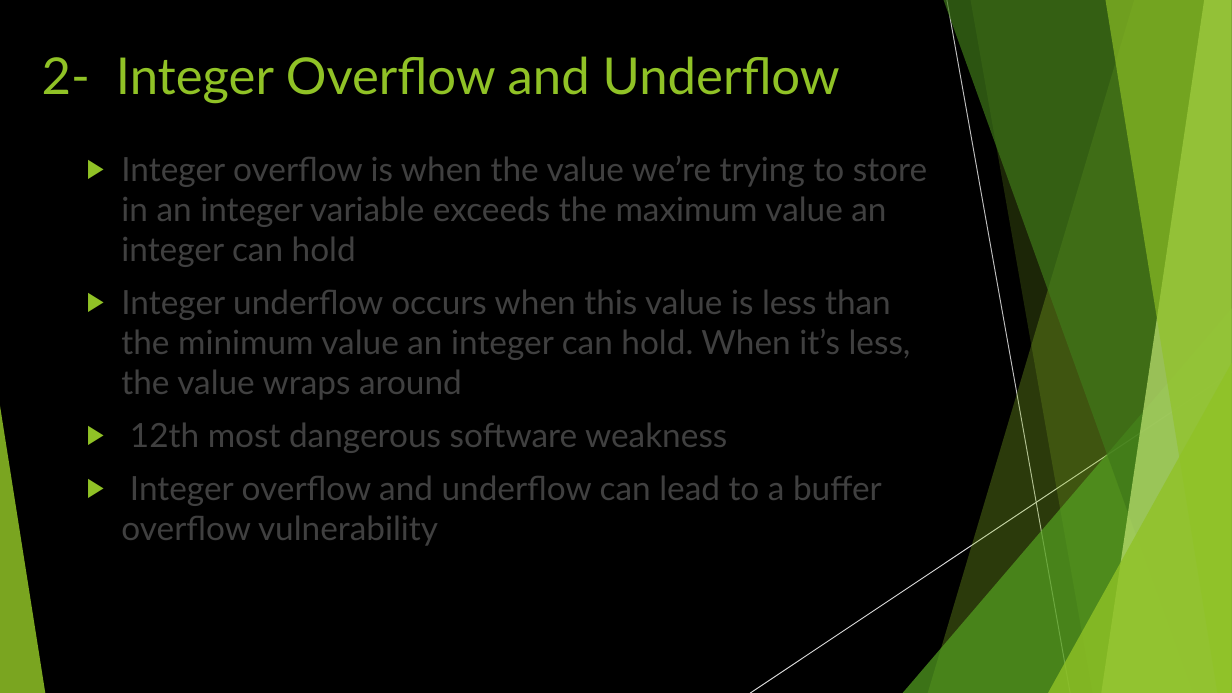
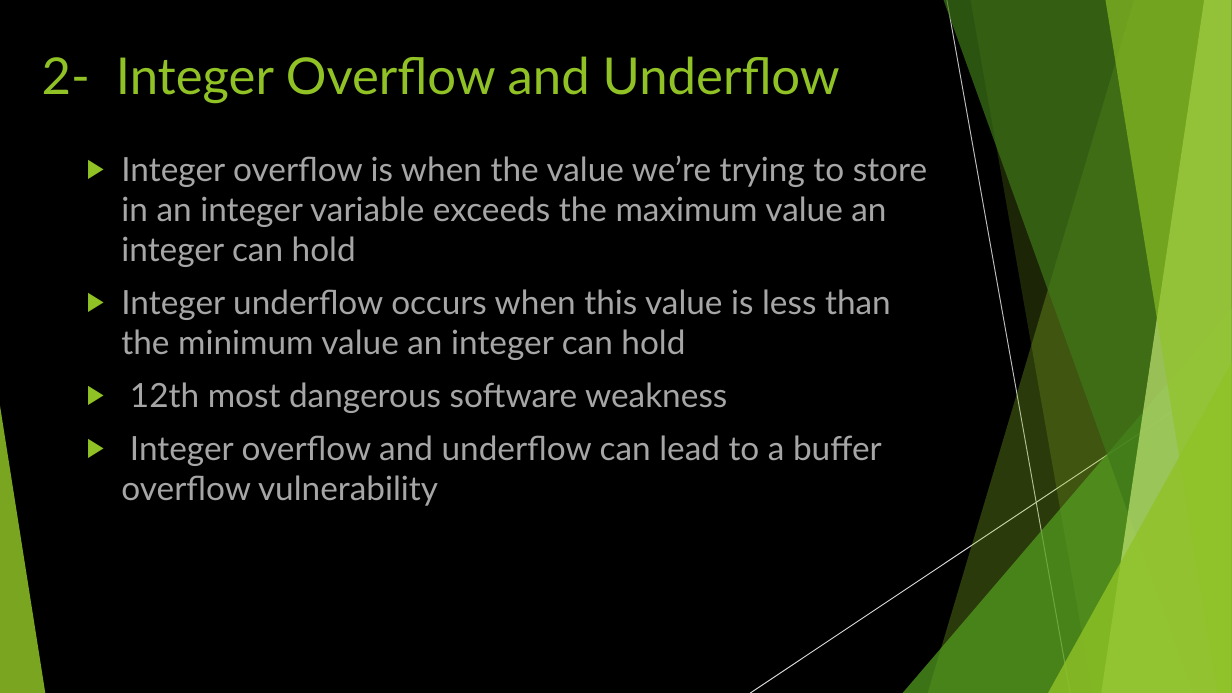
Before and after one commit to raamishkhan99/cpp-security-risks, a slide deck: slide 7 of 3 SECURITY RISKS OF C++ - Raamish Khan.pptx. Drawn at 1232x693 pixels with LibreOffice and Linux fonts; fonts in the diff are those of the drawing. Boxes give left, top, right and bottom in pixels: in the first picture for what was removed or moved away, otherwise in the second. Text is boxed around its words. In the diff, an @@ line names an element or a change of style, - is before the commit and + after.

```diff
--- a/3 SECURITY RISKS OF C++ - Raamish Khan.pptx
+++ b/3 SECURITY RISKS OF C++ - Raamish Khan.pptx
@@ text at (121,156,927,506): text colour #404040 to #A6A6A6 in "Integer overflow is when the value we’re ...", "12th most dangerous software weakness", "Integer overflow and underflow can lead to ..." @@
@@ text at (121,289,891,360): text changed; text colour #404040 to #A6A6A6 @@
-▶ Integer underflow occurs when this value is less than the minimum value an integer can hold. When it’s less, the value wraps around
+▶ Integer underflow occurs when this value is less than the minimum value an integer can hold
```
Also in this commit, not shown: 11 other slides changed.
